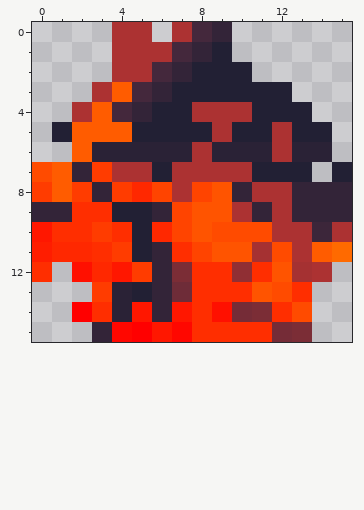
A pixel-art sprite gets an edit: Items/DragonScale.png. Above, as it was before the edit.
The file is 16x16 pixels. Colours within 5 levels of each other are drawn and written as one.
And afterwards:
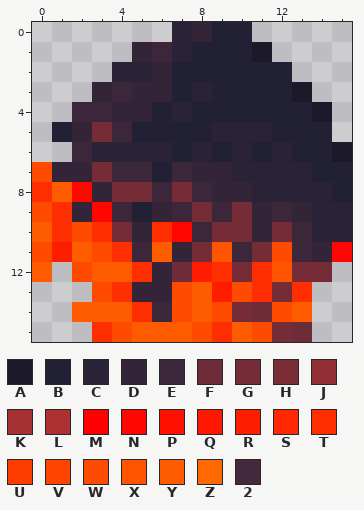
Palette (. is transparent): A #1c1a2a  B #222034  C #2a2236  D #332438  E #3c263a  F #6e2c38  G #752c37  H #7b2d36  J #902f34  K #a53132  L #ac3232  M #ff0000  N #ff0700  P #ff1000  Q #ff1700  R #ff1d00  S #ff2800  T #ff2e00  U #ff3c00  V #ff4400  W #ff4b00  X #ff5400  Y #ff5c00  Z #ff6a00  2 #44283c
Diff:
Changed rows in their new state; - is an unchanged pixel.
first column x 0:
 0 ----..-CDBB-----
 1 ----.DECB-BA----
 2 ----CCDB---BB---
 3 ---DED--C----A--
 4 --EED--CBBB---A-
 5 --DGE----CCCB---
 6 --E----BCB-BCBBA
 7 -D-GEE-EDDCCCCB-
 8 T-N-GGEGED-CCCCB
 9 WTDNE--EGEG-E-CC
10 Y-WTGDTNEGGDGECC
11 WRYWTEYDG-EG-EDN
12 Y-WYYT-FR-G--GG-
13 ---WTD-WYRWTG---
14 --YYYTEWYW-FWY--
15 ---TWYYYW-YW-F--
